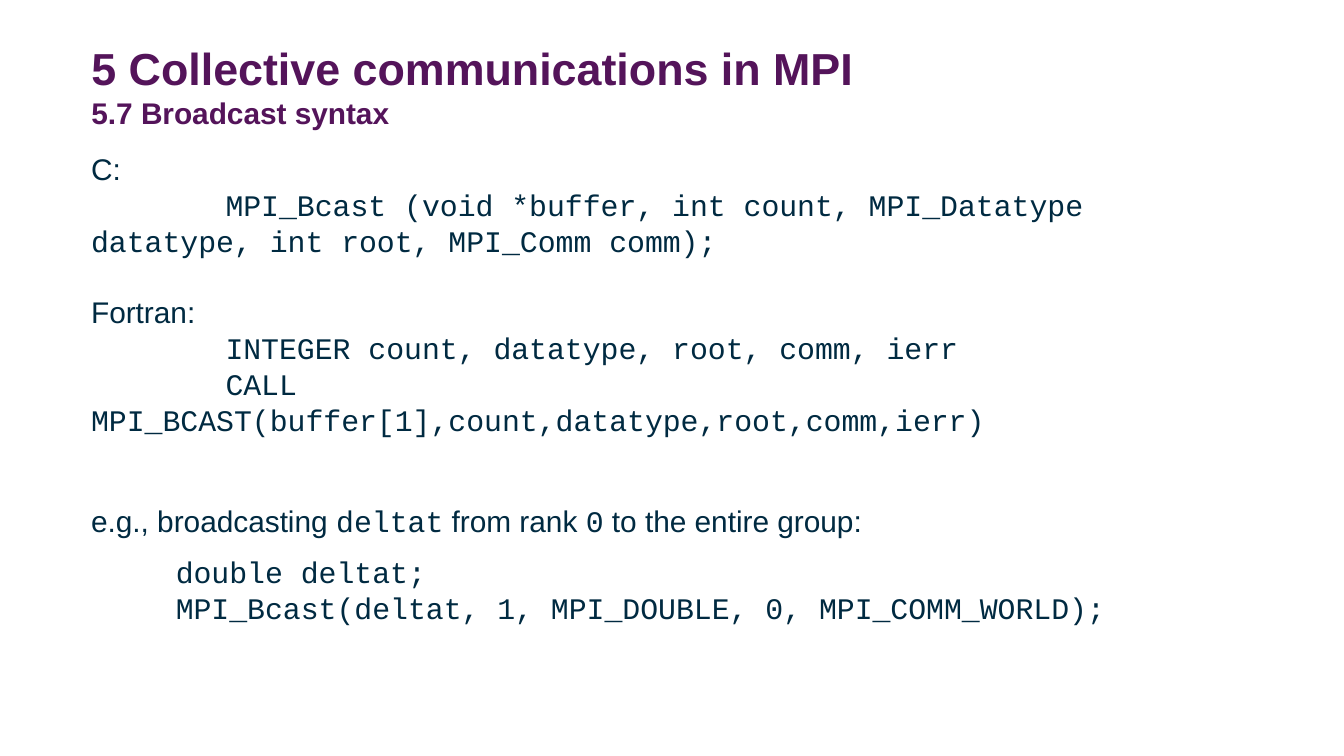
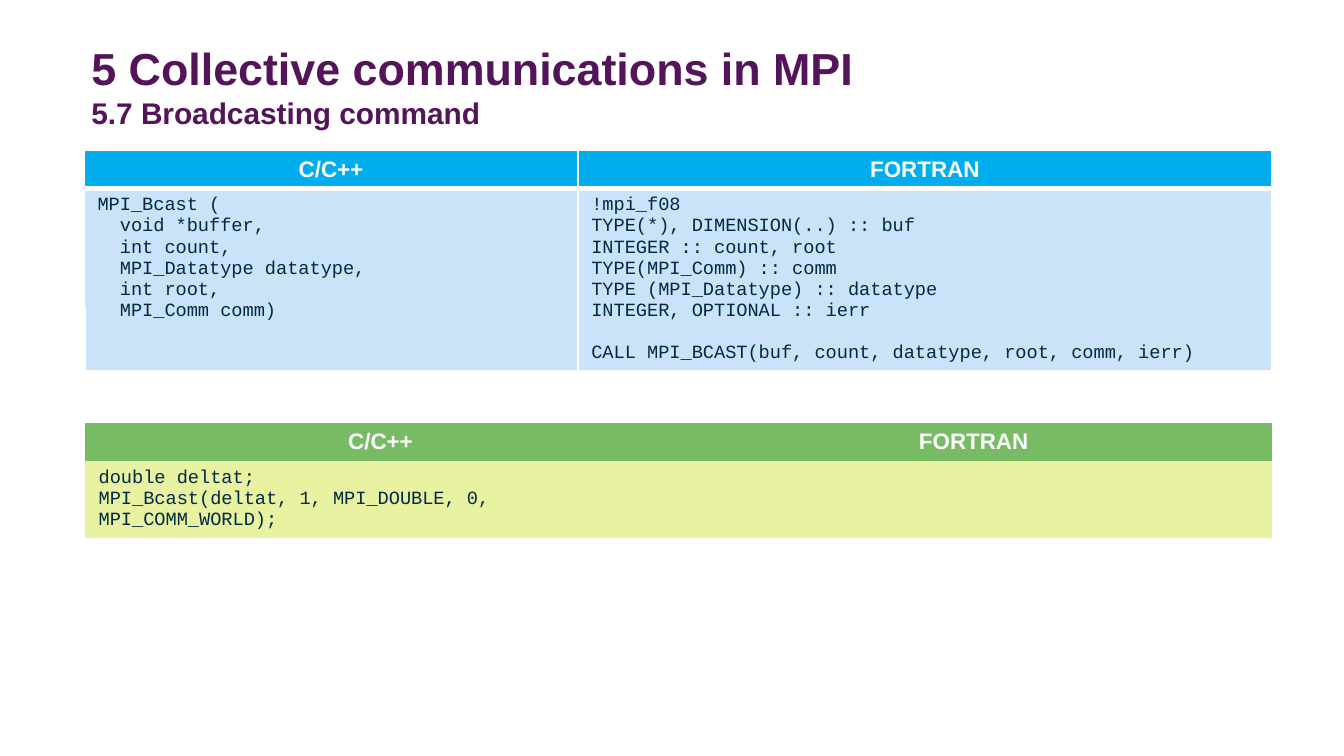
Before and after one commit to DurhamARC-Training/BasicParallelProgramming, a slide deck: slide 65 of OpenMPMPIShortCourse_Spring2026.odp (slide 64 before the commit). Drawn at 1344x756 pixels with LibreOffice and Linux fonts; fonts in the diff are those of the drawing; background and template pictures are left out. Boxes give left, top, right and bottom in pixels: in the first picture for what was removed or moved away, otherwise in the second. Text is boxed around its words. In the diff, an @@ line names an element or a change of style, - is before the commit and + after.

Commit message:
Improve MPI slides: edit some for P2P comms and add some figures for collect. comms

```diff
--- a/OpenMPMPIShortCourse_Spring2026.odp
+++ b/OpenMPMPIShortCourse_Spring2026.odp
@@ title at [91, 52, 853, 129]: text changed @@
-5 Collective communications in MPI
-5.7 Broadcast syntax
+5 Collective communications in MPI
+5.7 Broadcasting command
@@ table added at [85, 151, 1271, 371], 2 rows, 2 columns @@
+C/C++ | FORTRAN
+MPI_Bcast ( / void *buffer, / int count, / MPI_Datatype datatype, / int root, / MPI_Comm comm) | !mpi_f08 / TYPE(*), DIMENSION(..) :: buf / INTEGER :: count, root / TYPE(MPI_Comm) :: comm / TYPE (MPI_Datatype) :: datatype / INTEGER, OPTIONAL :: ierr / CALL MPI_BCAST(buf, count, datatype, root, comm, ierr)
@@ text removed at [91, 159, 1105, 626] @@
-C:
-MPI_Bcast (void *buffer, int count, MPI_Datatype datatype, int root, MPI_Comm comm);
-Fortran:
-INTEGER count, datatype, root, comm, ierr
-CALL MPI_BCAST(buffer[1],count,datatype,root,comm,ierr)
-e.g., broadcasting deltat from rank 0 to the entire group:
-double deltat;
-MPI_Bcast(deltat, 1, MPI_DOUBLE, 0, MPI_COMM_WORLD);
@@ table added at [85, 422, 1270, 538], 2 rows, 2 columns @@
+C/C++ | FORTRAN
+double deltat; MPI_Bcast(deltat, 1, MPI_DOUBLE, 0, MPI_COMM_WORLD); | 
```
Also in this commit, not shown: 19 other slides changed, 6 slides added, 1 slide removed, 1 other file.
